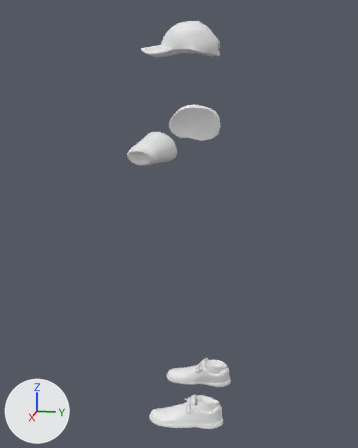
An edit to the OBJ model UAS-Grafkom-6/resources/model/Char/char_green.obj, drawn before and after from the same camera.
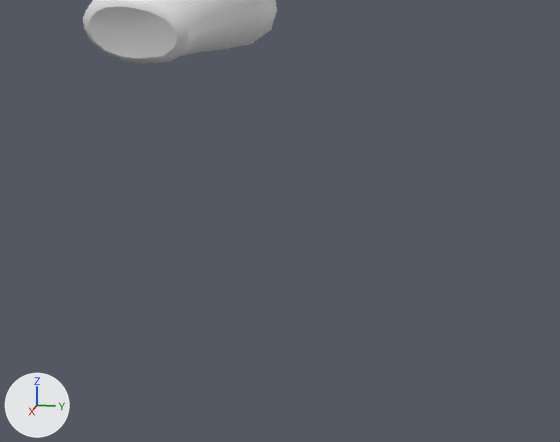
There are two pictures of each version: one whole from a 50 mm camera at (2.239, 0.283, 1.219) aimed at (-0.003, -0.165, 0.659), one close up on the part from 29% to 70% of the width and 33% to 59% of the height. Lighting does not change. The marker at lower left points along +X, +Y and +Z. Where no turn or scale is listed for an object, it has been applied to the vertices. Vertices at the same position are counted once.

Before the edit, the objects in view are built like this:
```python
me_green = bpy.data.meshes.new('green')
me_green.from_pydata(...)  # 3167 vertices, 6186 faces; spans x -0.7..0.68, y -0.34..0.08, z -0.28..1.56
ob_green = bpy.data.objects.new('green', me_green)
ob_green.location = (0.0, 0.0, 0.0)
```
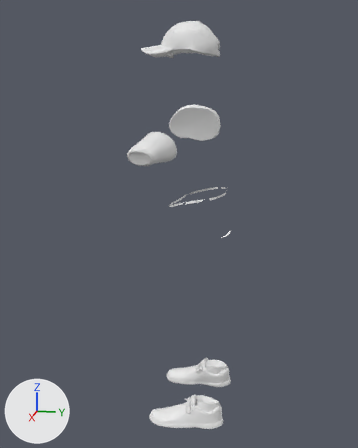
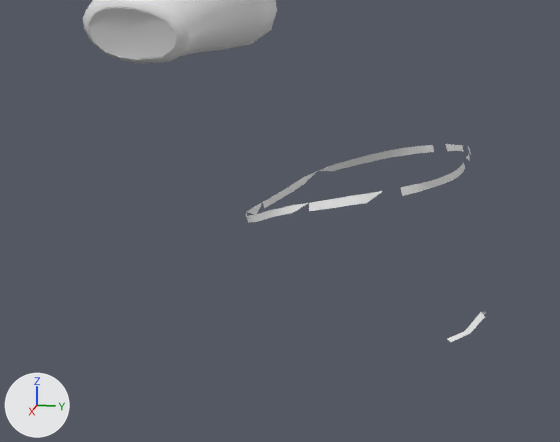
The newer file is also rescaled (x1.3), turned or shifted as a whole; pictures and numbers use the older file's frame.

Changed parts and their boxes (x1, y1, x2, y2) in the close-ups (560 x 442 px):
'green', reshaped: before (83, 0, 277, 63); after (83, 0, 486, 342)
part 1 of me_green, added: after (245, 145, 434, 223)
part 2 of me_green, added: after (401, 162, 465, 196)
part 3 of me_green, built on: (83, 0, 277, 63) in both
part 4 of me_green, added: after (445, 144, 486, 342)

The change, as a list of edits to the scene's bpy script:
```text
Change me_green:
    used by ob_green; location = (0.0, 0.0, 0.0)
    remove me_green.from_pydata(...)  # 3167 vertices, 6186 faces; spans x -0.7..0.68, y -0.34..0.08, z -0.28..1.56
    add me_green.from_pydata(...)  # 3931 vertices, 7456 faces; spans x -0.7..0.68, y -0.34..0.08, z -0.28..1.56
    me_green part 1: a new loose piece of 49 vertices spanning x -0.17..0.15, y -0.21..0.0, z 0.74..0.82
    me_green part 2: a new loose piece of 22 vertices spanning x -0.01..0.14, y 0.0..0.06, z 0.81..0.82
    me_green part 3: 25 vertices moved within x 0.26..0.68, y -0.2..-0.06, z 1.02..1.2; 38 vertices added at x 0.64..0.68, y -0.2..-0.12, z 1.02..1.07
    me_green part 4: 25 vertices added at x -0.14..0.01, y 0.01..0.08, z 0.6..0.82
```
